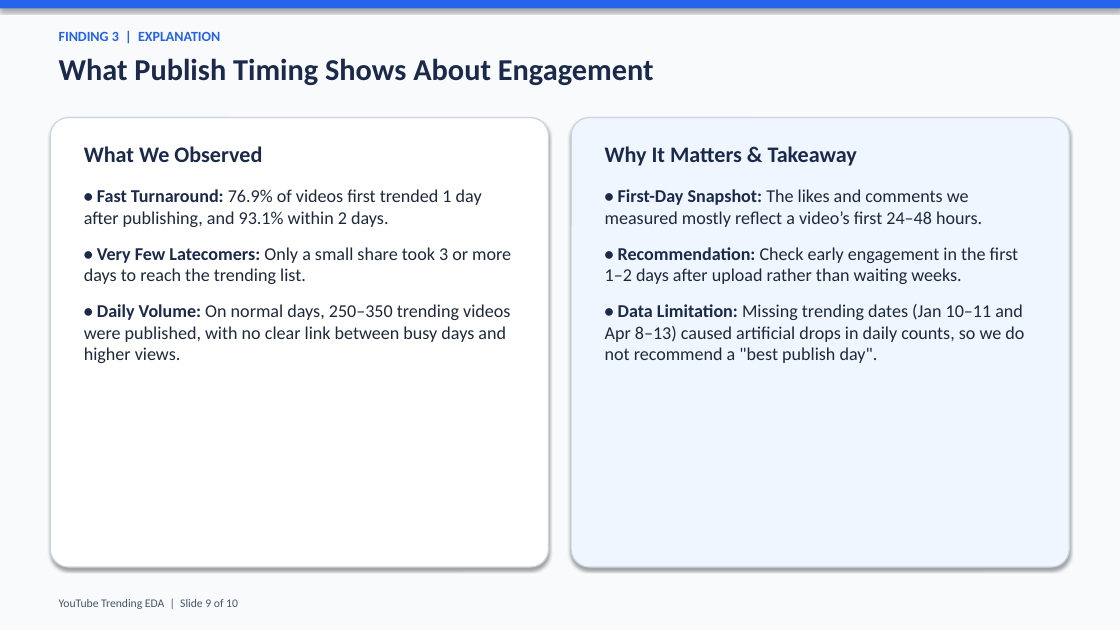
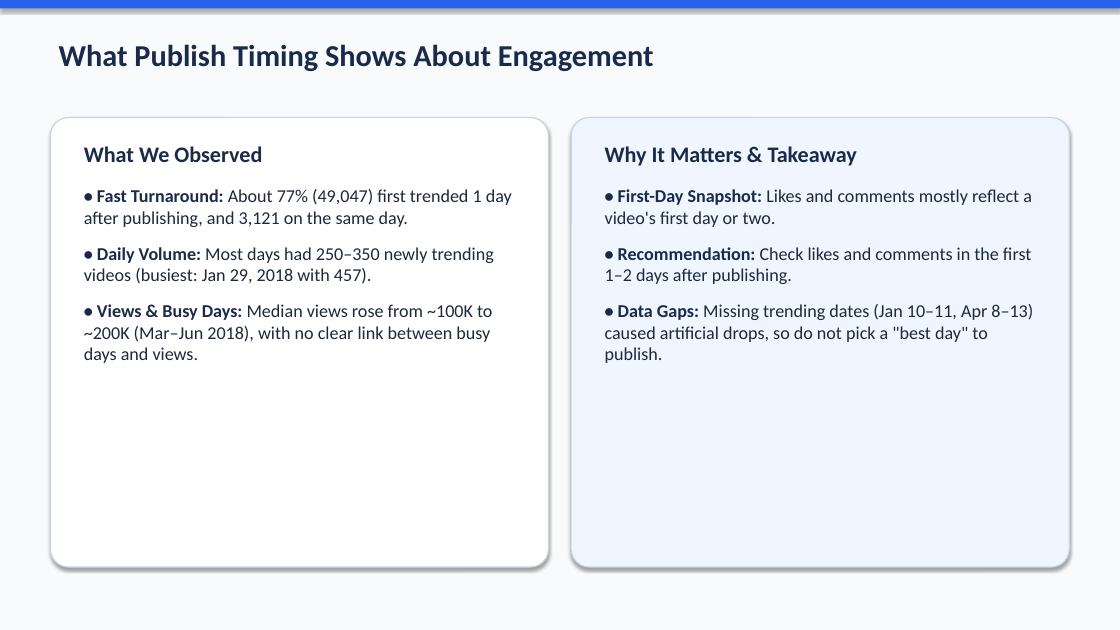
Before and after one commit to ImHamadAlqallaf/ga-eda-project, a slide deck: slide 9 of youtube_trending_eda.pptx. Drawn at 1120x630 pixels with LibreOffice and Linux fonts; fonts in the diff are those of the drawing. Boxes give left, top, right and bottom in pixels: in the first picture for what was removed or moved away, otherwise in the second. Text is boxed around its words. In the diff, an @@ line names an element or a change of style, - is before the commit and + after.

```diff
--- a/youtube_trending_eda.pptx
+++ b/youtube_trending_eda.pptx
@@ text "What Publish Timing Shows About ...": place and size @@
-text "What Publish Timing Shows About ..." at bbox=[59, 58, 654, 85]
+text "What Publish Timing Shows About ..." at bbox=[59, 44, 654, 71]
@@ text removed at bbox=[59, 32, 220, 41] @@
-FINDING 3 | EXPLANATION
@@ text at bbox=[84, 189, 512, 363]: text changed @@
-• Fast Turnaround: 76.9% of videos first trended 1 day after publishing, and 93.1% within 2 days.
-• Very Few Latecomers: Only a small share took 3 or more days to reach the trending list.
-• Daily Volume: On normal days, 250–350 trending videos were published, with no clear link between busy days and higher views.
+• Fast Turnaround: About 77% (49,047) first trended 1 day after publishing, and 3,121 on the same day.
+• Daily Volume: Most days had 250–350 newly trending videos (busiest: Jan 29, 2018 with 457).
+• Views & Busy Days: Median views rose from ~100K to ~200K (Mar–Jun 2018), with no clear link between busy days and views.
@@ text at bbox=[605, 189, 1033, 363]: text changed @@
-• First-Day Snapshot: The likes and comments we measured mostly reflect a video’s first 24–48 hours.
-• Recommendation: Check early engagement in the first 1–2 days after upload rather than waiting weeks.
-• Data Limitation: Missing trending dates (Jan 10–11 and Apr 8–13) caused artificial drops in daily counts, so we do not recommend a "best publish day".
+• First-Day Snapshot: Likes and comments mostly reflect a video's first day or two.
+• Recommendation: Check likes and comments in the first 1–2 days after publishing.
+• Data Gaps: Missing trending dates (Jan 10–11, Apr 8–13) caused artificial drops, so do not pick a "best day" to publish.
@@ text removed at bbox=[59, 599, 238, 609] @@
-YouTube Trending EDA | Slide 9 of 10
```
Also in this commit, not shown: 8 other slides changed, 2 other files.
